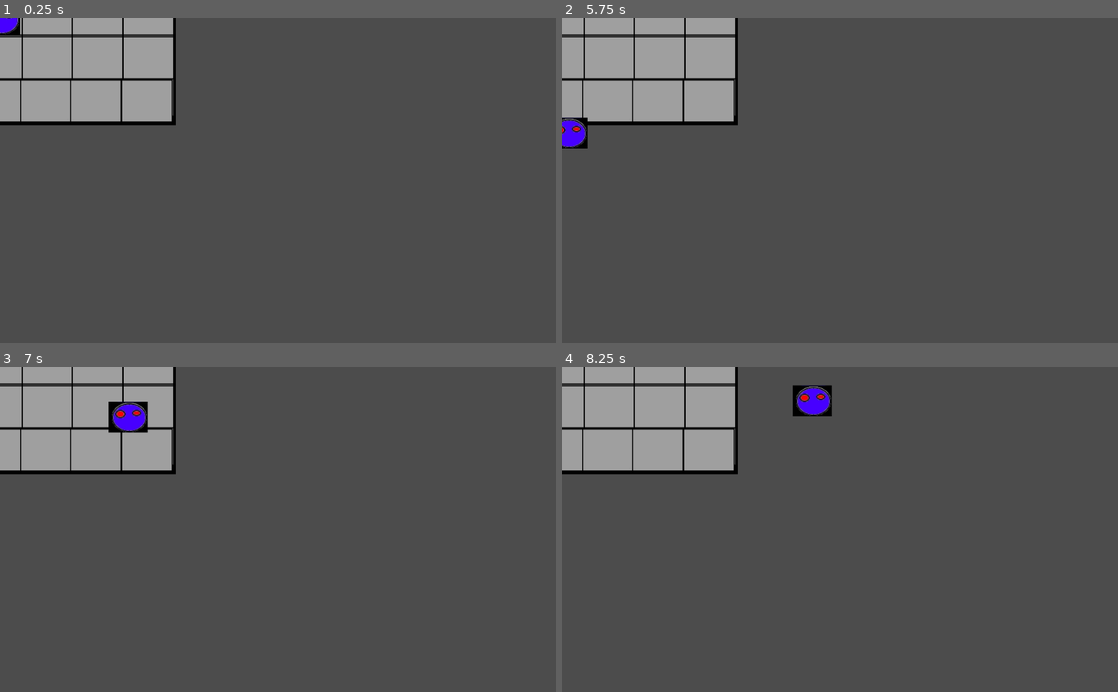
Above: before the commit, frames 1-4 (two rows, left to right).
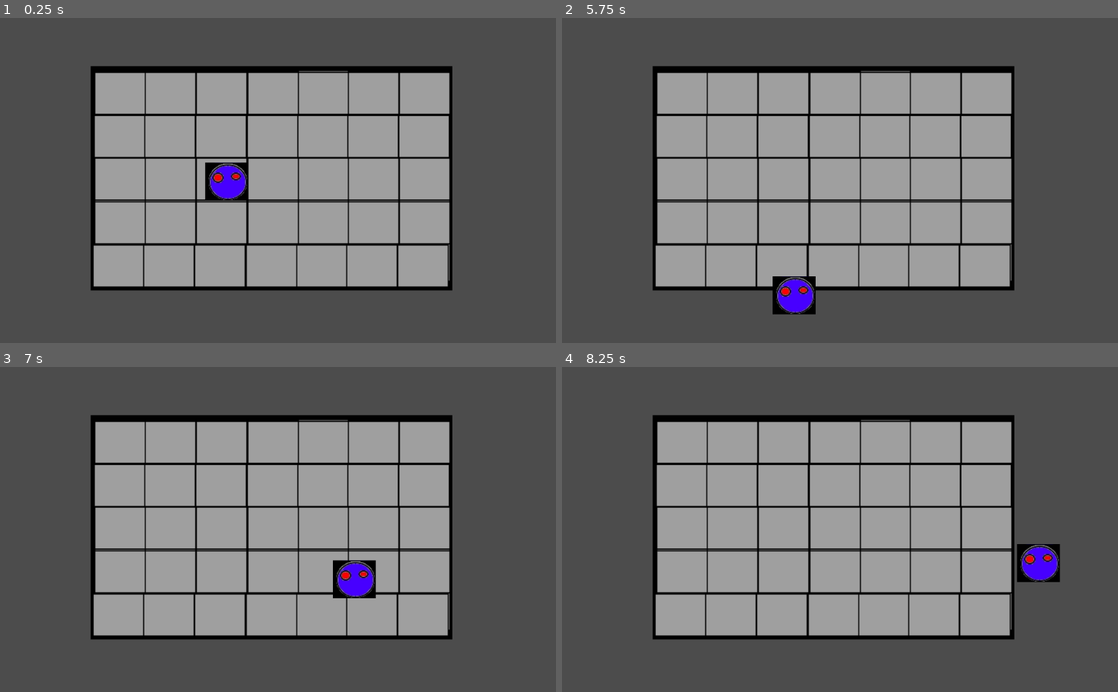
Above: after the commit, the same moments.

Repository: victorhwmn/LDJ_42
Game: Godot game, scene res://MainGame.tscn
The game is run twice, just before and just after one commit, with the same random seed, the same clock (stepped at 60 frames per second) and the same inputs.
Inputs:
- Up to frame 1 (0.25 s): no input
- Up to frame 2 (5.75 s): tap Enter at 0.5, 2, 3.5 s; hold Right (ui_right) 0.53-1.28 s; tap Space at 1.25, 2.75, 4.25 s; hold Down (ui_down) 1.28-2.03 s; hold Right (ui_right) 2.03-2.78 s; hold Up (ui_up) 2.78-3.53 s; hold Left (ui_left) 3.53-5.03 s; hold Down (ui_down) from 5.03 s (still down)
- Up to frame 3 (7 s): release Down (ui_down) at 5.78 s; hold Right (ui_right) 5.78-6.53 s; hold Up (ui_up) from 6.53 s (still down)
- Up to frame 4 (8.25 s): release Up (ui_up) at 7.28 s; hold Right (ui_right) 7.28-8.03 s; hold Down (ui_down) from 8.03 s (still down)

The runs differ from the first frame. In frame 1, 49% of the frame differs, in the area x 0-82%, y 0-84%; in frame 2, 50%; in frame 3, 50%; in frame 4, 51%, in the area x 0-90%, y 0-84%.

Commit message:
implementação dos objetos

Diff:
--- /dev/null
+++ b/Losangulo.tscn
@@ -0,0 +1,40 @@
+[gd_scene load_steps=3 format=2]
+
+[ext_resource path="res://Sprite/Losangulo.jpg" type="Texture" id=1]
+
+[sub_resource type="RectangleShape2D" id=1]
+
+custom_solver_bias = 0.0
+extents = Vector2( 7.04864, 10.7956 )
+
+[node name="Losangulo" type="RigidBody2D" index="0"]
+
+input_pickable = false
+collision_layer = 1
+collision_mask = 1
+mode = 0
+mass = 1.0
+friction = 1.0
+bounce = 0.0
+gravity_scale = 1.0
+custom_integrator = false
+continuous_cd = 0
+contacts_reported = 0
+contact_monitor = false
+sleeping = false
+can_sleep = true
+linear_velocity = Vector2( 0, 0 )
+linear_damp = -1.0
+angular_velocity = 0.0
+angular_damp = -1.0
+
+[node name="Losangulo" type="Sprite" parent="." index="0"]
+
+position = Vector2( 32.4728, 28.8799 )
+texture = ExtResource( 1 )
+
+[node name="CollisionShape2D" type="CollisionShape2D" parent="." index="1"]
+
+position = Vector2( 33.3251, 28.5113 )
+scale = Vector2( 4.14108, 2.66547 )
+shape = SubResource( 1 )
--- a/MainGame.tscn
+++ b/MainGame.tscn
@@ -3,18 +3,20 @@
 [ext_resource path="res://Player.tscn" type="PackedScene" id=1]
 [ext_resource path="res://Ambiente.tscn" type="PackedScene" id=2]
 
-[node name="MainGame" type="Node2D"]
+[node name="MainGame" type="Node2D" index="0"]
 
 _sections_unfolded = [ "Transform", "Visibility" ]
 
-[node name="RigidBody2D" parent="." index="0" instance=ExtResource( 1 )]
+[node name="Player" parent="." index="0" instance=ExtResource( 1 )]
 
+position = Vector2( 0.331177, 14.3183 )
+scale = Vector2( 1.13603, 1.1769 )
 _sections_unfolded = [ "Applied Forces", "Collision", "Pickable", "Transform", "Visibility", "Z Index" ]
 
 [node name="Ambiente" parent="." index="1" instance=ExtResource( 2 )]
 
 editor/display_folded = false
 show_behind_parent = true
-position = Vector2( -21, 5 )
+position = Vector2( 487.58, 309.625 )
 scale = Vector2( 1, 1.0625 )
 _sections_unfolded = [ "Material", "Visibility" ]
--- a/Player.tscn
+++ b/Player.tscn
@@ -6,12 +6,12 @@
 [sub_resource type="RectangleShape2D" id=1]
 
 custom_solver_bias = 0.0
-extents = Vector2( 31.8706, 24.1575 )
+extents = Vector2( 33.2648, 24.1575 )
 _sections_unfolded = [ "Resource" ]
 
-[node name="Player" type="RigidBody2D" index="0"]
+[node name="Player" type="RigidBody2D"]
 
-position = Vector2( 50.0288, -33.489 )
+position = Vector2( -2.39801, -1.58395 )
 scale = Vector2( 1.03125, 0.9375 )
 input_pickable = false
 collision_layer = 1
@@ -32,13 +32,10 @@
 angular_velocity = 0.0
 angular_damp = -1.0
 script = ExtResource( 1 )
-__meta__ = {
-"_edit_group_": true
-}
 
 [node name="CollisionShape2D" type="CollisionShape2D" parent="." index="0"]
 
-position = Vector2( -45.7596, 37.4361 )
+position = Vector2( 364.15, 243.542 )
 scale = Vector2( 0.969697, 1.06667 )
 z_index = -7
 shape = SubResource( 1 )
@@ -46,7 +43,7 @@
 
 [node name="Sprite" type="Sprite" parent="." index="1"]
 
-position = Vector2( -61.5615, 20.5402 )
+position = Vector2( 353.012, 226.474 )
 texture = ExtResource( 2 )
 offset = Vector2( 14.1765, 17.8598 )
 _sections_unfolded = [ "Visibility" ]
--- /dev/null
+++ b/Quadrado.tscn
@@ -0,0 +1,40 @@
+[gd_scene load_steps=3 format=2]
+
+[ext_resource path="res://Sprite/Quadrado.jpg" type="Texture" id=1]
+
+[sub_resource type="RectangleShape2D" id=1]
+
+custom_solver_bias = 0.0
+extents = Vector2( 10, 10 )
+
+[node name="Quadrado" type="RigidBody2D" index="0"]
+
+input_pickable = false
+collision_layer = 1
+collision_mask = 1
+mode = 0
+mass = 1.0
+friction = 1.0
+bounce = 0.0
+gravity_scale = 1.0
+custom_integrator = false
+continuous_cd = 0
+contacts_reported = 0
+contact_monitor = false
+sleeping = false
+can_sleep = true
+linear_velocity = Vector2( 0, 0 )
+linear_damp = -1.0
+angular_velocity = 0.0
+angular_damp = -1.0
+
+[node name="Quadrado" type="Sprite" parent="." index="0"]
+
+position = Vector2( 32.8105, 31.0002 )
+texture = ExtResource( 1 )
+
+[node name="CollisionShape2D" type="CollisionShape2D" parent="." index="1"]
+
+position = Vector2( 35.2353, 31.2798 )
+scale = Vector2( 2.69259, 2.44486 )
+shape = SubResource( 1 )
--- /dev/null
+++ b/Triangulo.tscn
@@ -0,0 +1,40 @@
+[gd_scene load_steps=3 format=2]
+
+[ext_resource path="res://Sprite/Triangulo.jpg" type="Texture" id=1]
+
+[sub_resource type="RectangleShape2D" id=1]
+
+custom_solver_bias = 0.0
+extents = Vector2( 10, 12.4438 )
+
+[node name="Triangulo" type="RigidBody2D" index="0"]
+
+input_pickable = false
+collision_layer = 1
+collision_mask = 1
+mode = 0
+mass = 1.0
+friction = 1.0
+bounce = 0.0
+gravity_scale = 1.0
+custom_integrator = false
+continuous_cd = 0
+contacts_reported = 0
+contact_monitor = false
+sleeping = false
+can_sleep = true
+linear_velocity = Vector2( 0, 0 )
+linear_damp = -1.0
+angular_velocity = 0.0
+angular_damp = -1.0
+
+[node name="Triangulo" type="Sprite" parent="." index="0"]
+
+position = Vector2( 31.8922, 27.3899 )
+texture = ExtResource( 1 )
+
+[node name="CollisionShape2D" type="CollisionShape2D" parent="." index="1"]
+
+position = Vector2( 31.5247, 29.0462 )
+scale = Vector2( 3.13828, 2.41544 )
+shape = SubResource( 1 )
